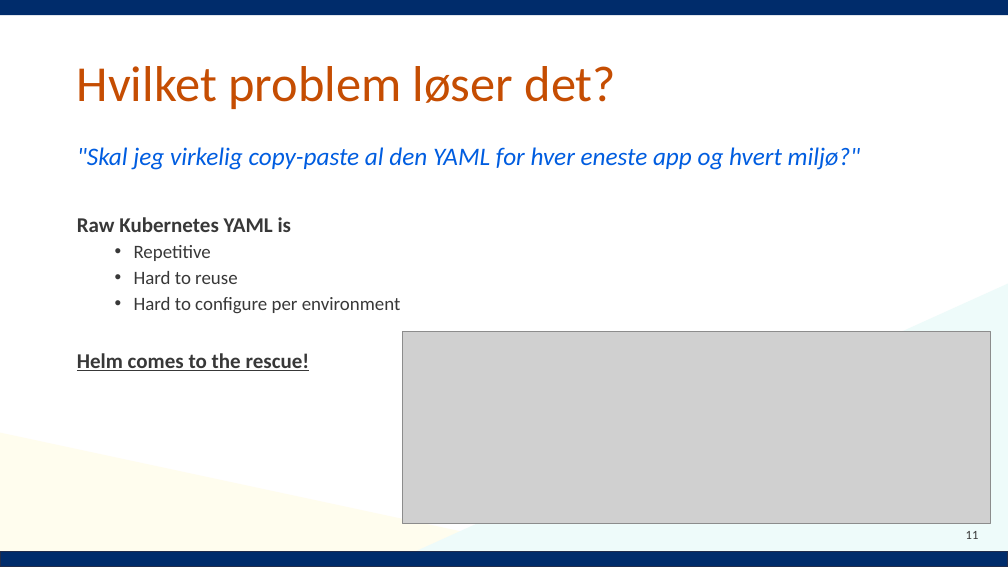
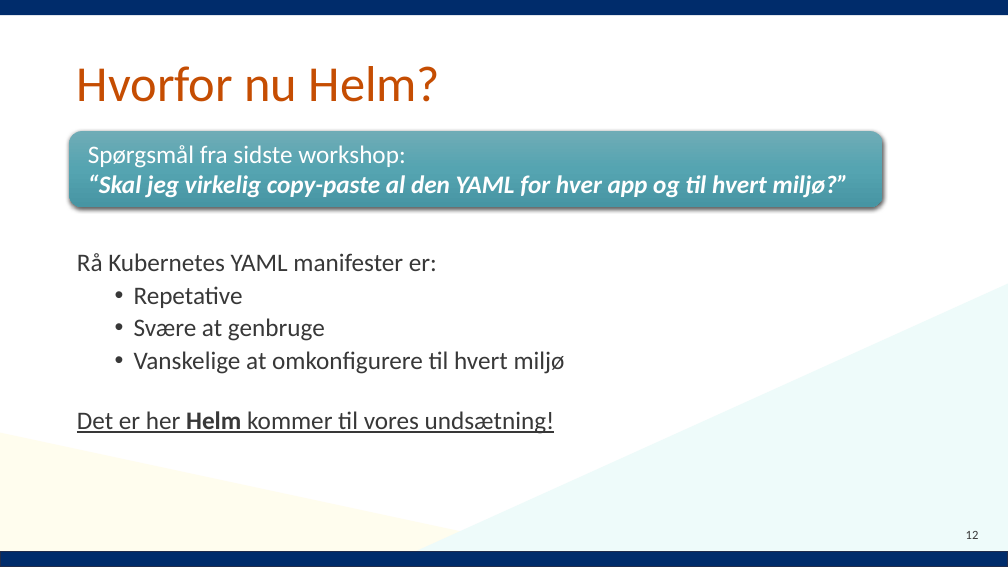
Before and after one commit to Notalib/workshop-helm-charts, a slide deck: slide 12 of Kubernetes_workshop_helm_chart.pptx (slide 11 before the commit). Drawn at 1008x567 pixels with LibreOffice and Linux fonts; fonts in the diff are those of the drawing; grey boxes stand for pictures; background and template pictures are left out. Boxes give left, top, right and bottom in pixels: in the first picture for what was removed or moved away, otherwise in the second. Text is boxed around its words. In the diff, an @@ line names an element or a change of style, - is before the commit and + after.

```diff
--- a/Kubernetes_workshop_helm_chart.pptx
+++ b/Kubernetes_workshop_helm_chart.pptx
@@ title at (77,66,441,102): text changed @@
-Hvilket problem løser det?
+Hvorfor nu Helm?
@@ rounded rectangle added at (70,131,883,207), fill gradient #70ACB7 to #56A5B2 to #4896A3, 24 pt, text #FFFFFF, bold, italic @@
+Spørgsmål fra sidste workshop:
+“Skal jeg virkelig copy-paste al den YAML for hver app og til hvert miljø?”
@@ text at (77,253,565,434): text changed @@
-"Skal jeg virkelig copy-paste al den YAML for hver eneste app og hvert miljø?"
-Raw Kubernetes YAML is
-  • Repetitive
-  • Hard to reuse
-  • Hard to configure per environment
-Helm comes to the rescue!
+Rå Kubernetes YAML manifester er:
+  • Repetative
+  • Svære at genbruge
+  • Vanskelige at omkonfigurere til hvert miljø
+Det er her Helm kommer til vores undsætning!
@@ picture removed at (403,331,991,523) @@
@@ page number at (966,531,979,539): text changed @@
-11
+12
```
Also in this commit, not shown: 28 other slides changed, 30 slides added, 4 slides removed, 15 other files.
